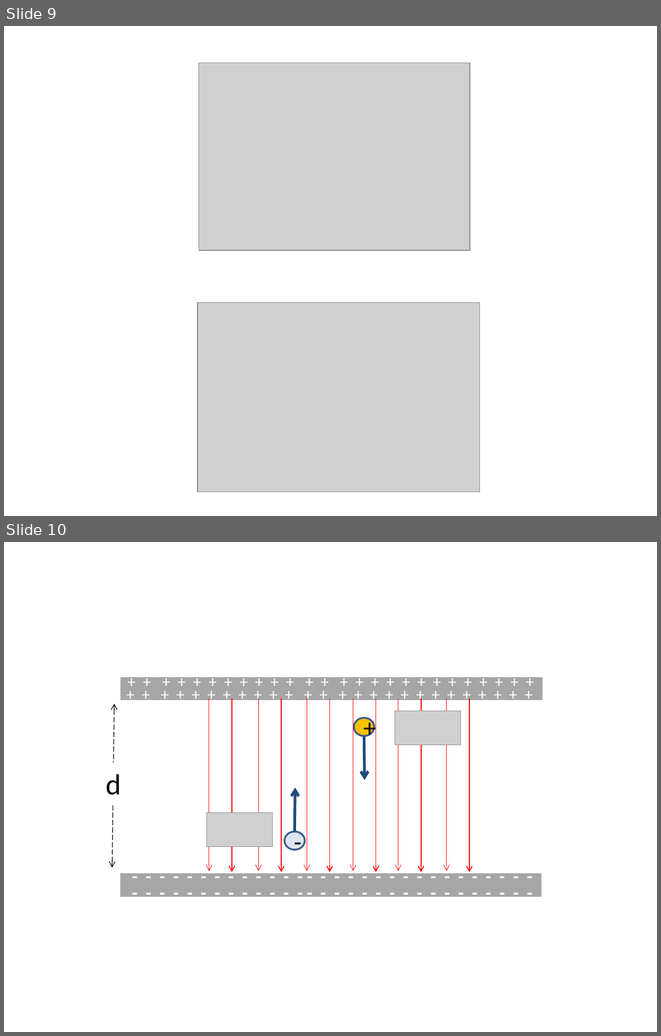
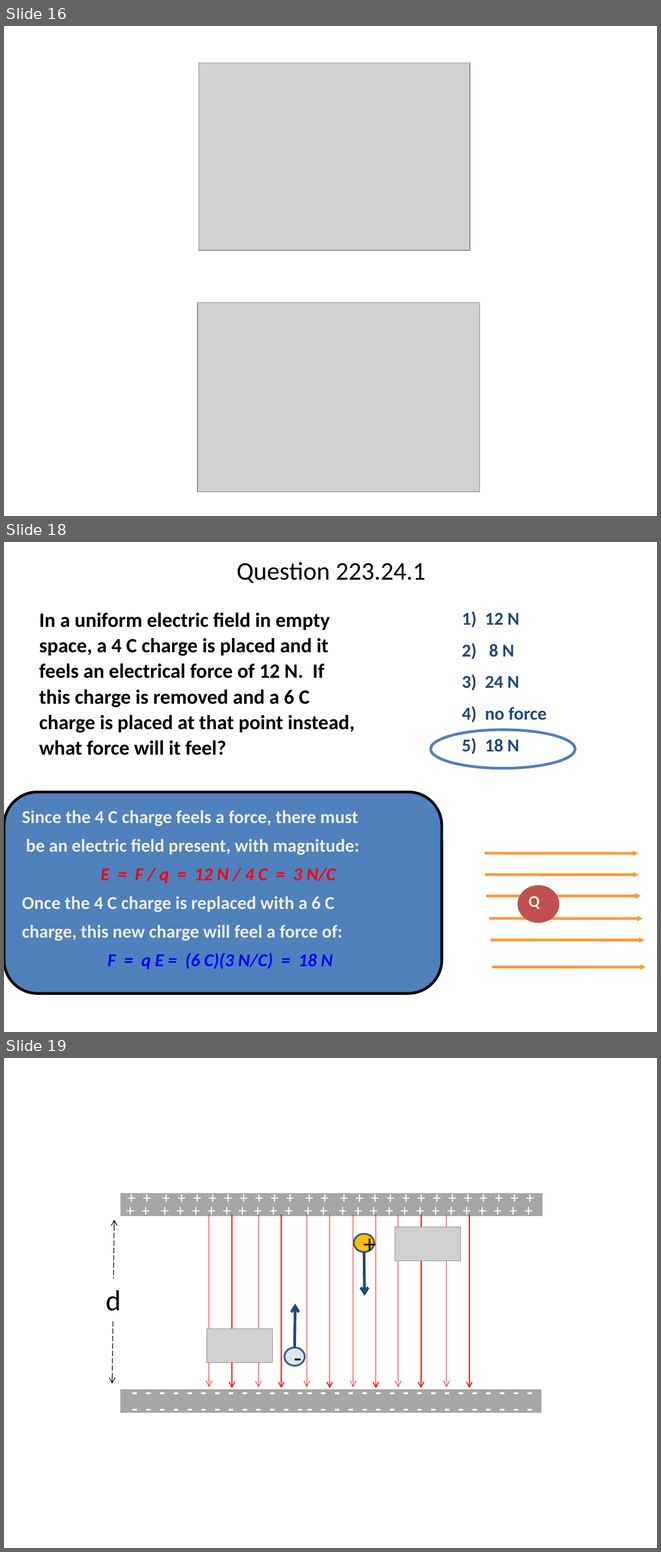
Before and after one commit to rtlines/PH223-Engineering-Physics, a slide deck: Slides/PH223_Lecture_24.pptx. Shown one above the other, each under a label of ours: slides 9 and 10 before the commit, slides 16, 18 and 19 after it; the slides between them are not shown. The pictures are 661x1036 and 661x1552 pixels, drawn with LibreOffice and Linux fonts; fonts in the diff are those of the drawing; grey boxes stand for pictures. Boxes give left, top, right and bottom in pixels: in the first picture for what was removed or moved away, otherwise in the second. Text is boxed around its words. In the diff, an @@ line names an element or a change of style, - is before the commit and + after.

```diff
--- a/Slides/PH223_Lecture_24.pptx
+++ b/Slides/PH223_Lecture_24.pptx
@@ slide 18 added at (4, 542, 657, 1032), background #FFFFFF @@
@@ title added at (237, 562, 426, 583), 28 pt, text #000000 @@
+Question 223.24.1
@@ text added at (39, 612, 354, 755), 22.4 pt, text #000000, bold @@
+In a uniform electric field in empty space, a 4 C charge is placed and it feels an electrical force of 12 N. If this charge is removed and a 6 C charge is placed at that point instead, what force will it feel?
@@ text added at (462, 611, 547, 754), 20 pt, text #1F497D, bold @@
+1) 12 N
+2) 8 N
+3) 24 N
+4) no force
+5) 18 N
@@ ellipse added at (430, 730, 575, 768), outline #4F81BD 3 pt @@
@@ rounded rectangle added at (4, 792, 441, 993), fill #4F81BD, outline #000000 3 pt @@
@@ text added at (22, 810, 359, 969), 20 pt, text #EEECE1, bold @@
+Since the 4 C charge feels a force, there must
+be an electric field present, with magnitude:
+E = F / q = 12 N / 4 C = 3 N/C
+Once the 4 C charge is replaced with a 6 C
+charge, this new charge will feel a force of:
+F = q E = (6 C)(3 N/C) = 18 N
@@ arrow added from (485, 853) to (638, 854), #FF9933 3 pt @@
@@ arrow added from (485, 874) to (639, 874), #FF9933 3 pt @@
@@ ellipse added at (517, 885, 559, 923), fill #C0504D @@
@@ arrow added from (486, 896) to (641, 896), #FF9933 3 pt @@
@@ text added at (529, 896, 540, 909), 18 pt, text #EEECE1, bold @@
+Q
@@ arrow added from (489, 918) to (643, 918), #FF9933 3 pt @@
@@ arrow added from (491, 940) to (645, 940), #FF9933 3 pt @@
@@ arrow added from (492, 967) to (646, 967), #FF9933 3 pt @@
@@ what was slide 9 is now slide 16 @@
@@ what was slide 10 is now slide 19 @@
```
Also in this commit, not shown: 11 other slides added, 1 slide removed, 5 other files.
